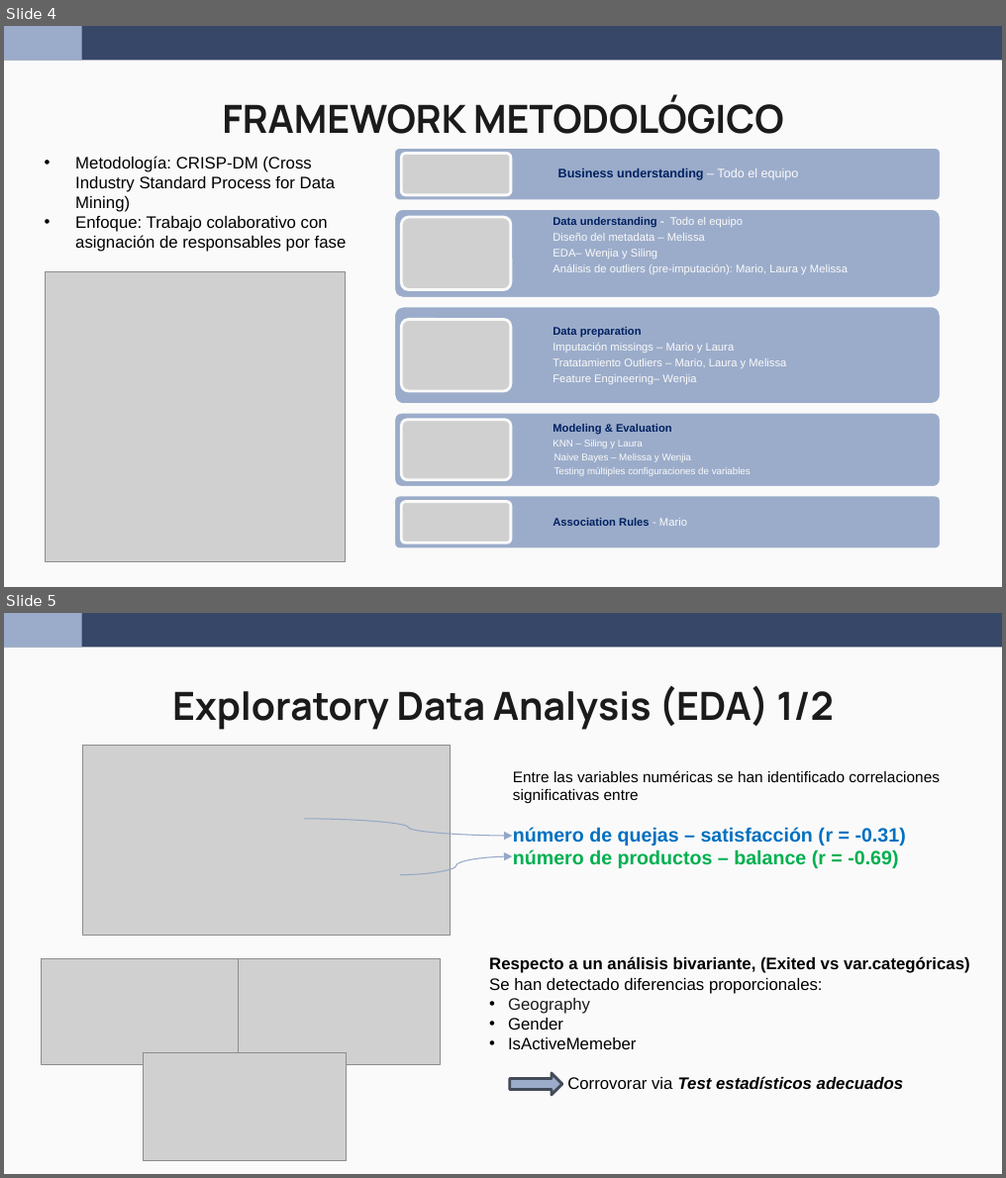
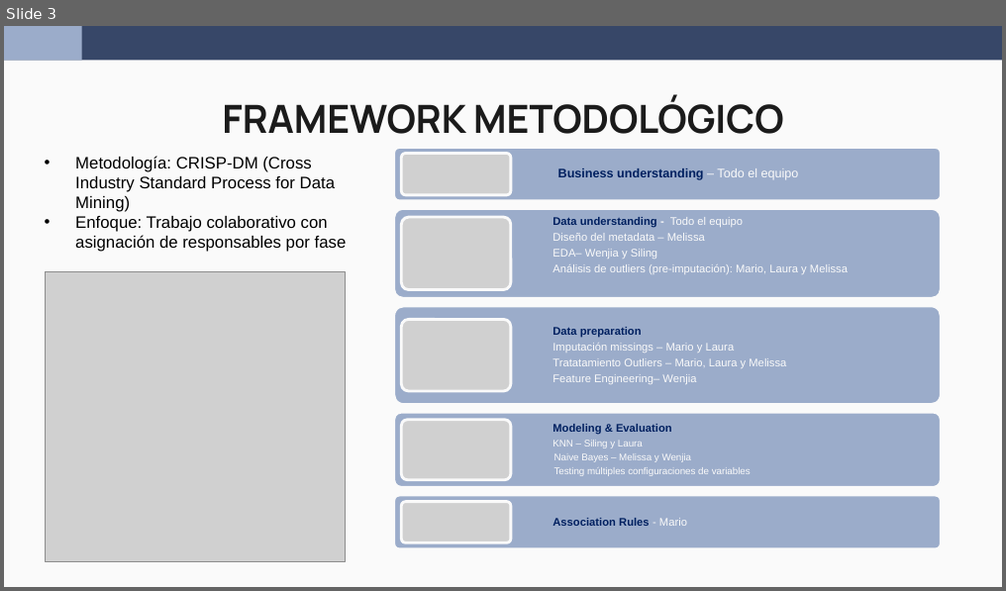
Before and after one commit to wen2111/Mineria, a slide deck: Entrega_2/00.REPORTE/Reporte_Grupo5.pptx. Shown one above the other, each under a label of ours: slides 4 and 5 before the commit, slide 3 after it. The pictures are 1006x1178 and 1006x591 pixels, drawn with LibreOffice and Linux fonts; fonts in the diff are those of the drawing; grey boxes stand for pictures. Boxes give left, top, right and bottom in pixels: in the first picture for what was removed or moved away, otherwise in the second. Text is boxed around its words. In the diff, an @@ line names an element or a change of style, - is before the commit and + after.

```diff
--- a/Entrega_2/00.REPORTE/Reporte_Grupo5.pptx
+++ b/Entrega_2/00.REPORTE/Reporte_Grupo5.pptx
@@ slide 5 removed at <box>4,613,1002,1174</box>, background #FAFAFA; not listed: 2 template elements that a slide beside it also shows @@
@@ title removed at <box>172,685,833,730</box> @@
-Exploratory Data Analysis (EDA) 1/2
@@ picture removed at <box>83,745,451,936</box> @@
@@ text removed at <box>513,770,940,868</box> @@
-Entre las variables numéricas se han identificado correlaciones significativas entre
-número de quejas – satisfacción (r = -0.31)
-número de productos – balance (r = -0.69)
@@ curved arrow removed from (304, 819) to (512, 836) @@
@@ curved arrow removed from (400, 875) to (512, 857) @@
@@ picture removed at <box>41,959,238,1064</box> @@
@@ picture removed at <box>239,959,442,1064</box> @@
@@ text removed at <box>489,957,970,1089</box> @@
-Respecto a un análisis bivariante, (Exited vs var.categóricas)
-Se han detectado diferencias proporcionales:
-• Geography
-• Gender
-• IsActiveMemeber
-Corrovorar via Test estadísticos adecuados
@@ picture removed at <box>143,1054,346,1159</box> @@
@@ right arrow removed at <box>510,1073,562,1095</box> @@
@@ what was slide 4 is now slide 3 @@
```
Also in this commit, not shown: 1 slide changed, 2 slides added, 3 other slides removed, 3 other files.
